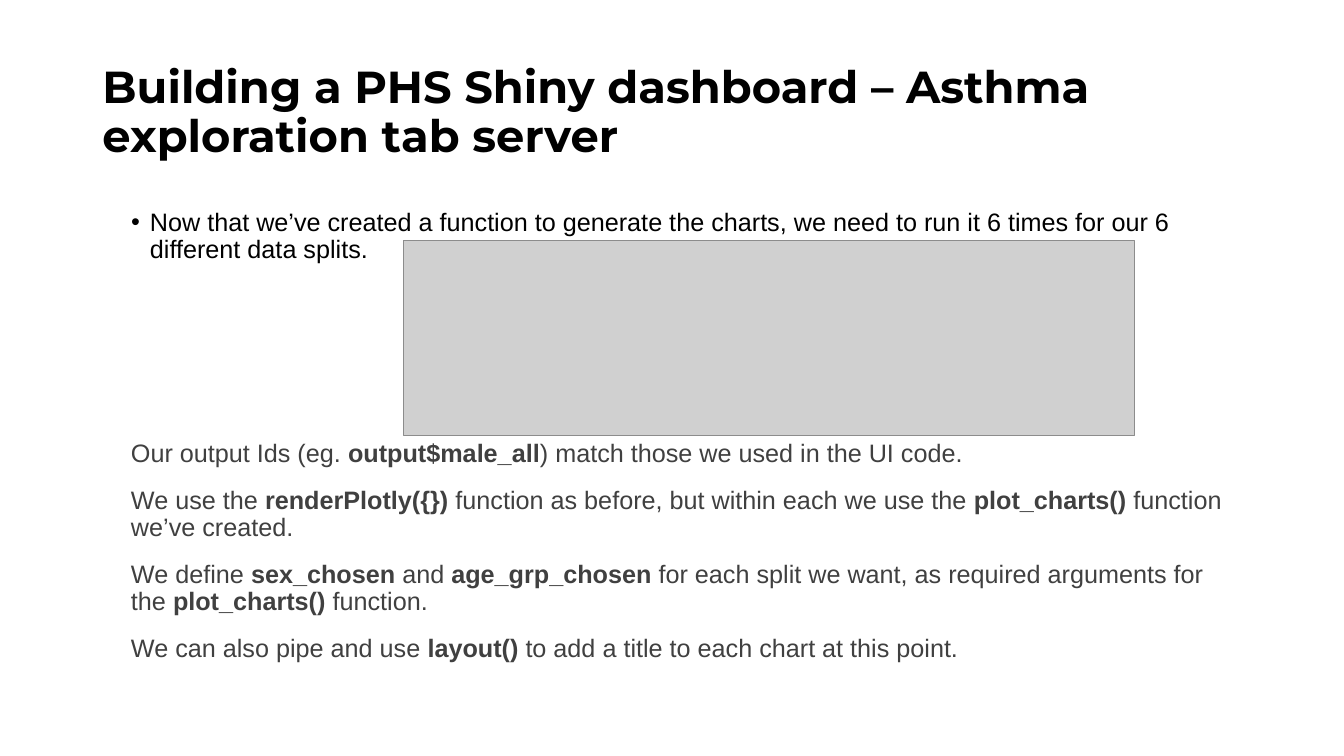
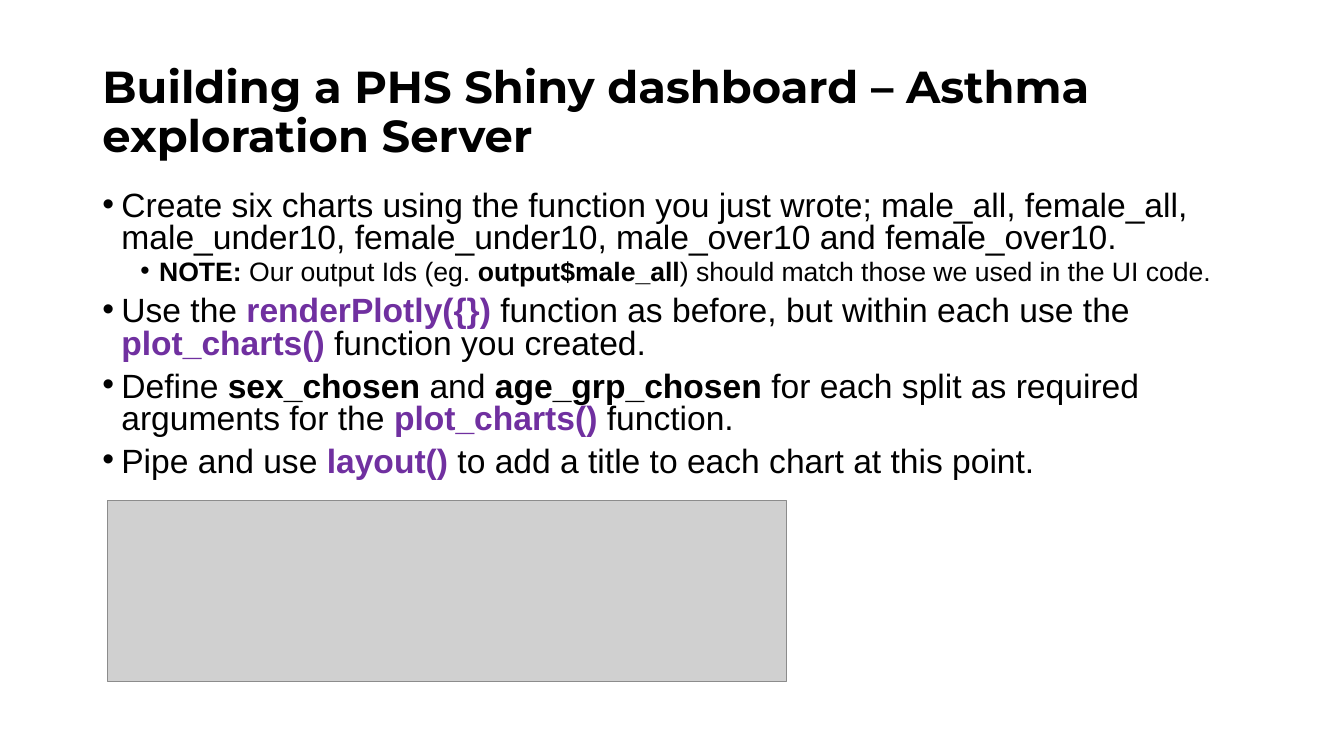
Before and after one commit to Public-Health-Scotland/learn-shiny, a slide deck: slide 25 of Day 2/slides/Shiny_Day_2.pptx. Drawn at 1344x756 pixels with LibreOffice and Linux fonts; fonts in the diff are those of the drawing; grey boxes stand for pictures; background and template pictures are left out. Boxes give left, top, right and bottom in pixels: in the first picture for what was removed or moved away, otherwise in the second. Text is boxed around its words. In the diff, an @@ line names an element or a change of style, - is before the commit and + after.

Commit message:
Add files via upload
Changes to day two to match day 1 in style

```diff
--- a/Day 2/slides/Shiny_Day_2.pptx
+++ b/Day 2/slides/Shiny_Day_2.pptx
@@ title at (102,67,1089,161): text changed @@
-Building a PHS Shiny dashboard – Asthma exploration tab server
+Building a PHS Shiny dashboard – Asthma exploration Server
@@ text at (121,192,1211,480): text changed; size 18 to 24 pt @@
-• Now that we’ve created a function to generate the charts, we need to run it 6 times for our 6 different data splits.
+• Create six charts using the function you just wrote; male_all, female_all, male_under10, female_under10, male_over10 and female_over10.
+  • NOTE: Our output Ids (eg. output$male_all) should match those we used in the UI code.
+• Use the renderPlotly({}) function as before, but within each use the plot_charts() function you created.
+• Define sex_chosen and age_grp_chosen for each split as required arguments for the plot_charts() function.
+• Pipe and use layout() to add a title to each chart at this point.
@@ text removed at (131,443,1221,663) @@
-  Our output Ids (eg. output$male_all) match those we used in the UI code.
-  We use the renderPlotly({}) function as before, but within each we use the plot_charts() function we’ve created.
-  We define sex_chosen and age_grp_chosen for each split we want, as required arguments for the plot_charts() function.
-  We can also pipe and use layout() to add a title to each chart at this point.
@@ picture: place and size @@
-picture at (404,241,1135,436)
+picture at (108,501,787,683)
```
Also in this commit, not shown: 33 other slides changed, 1 other file.
